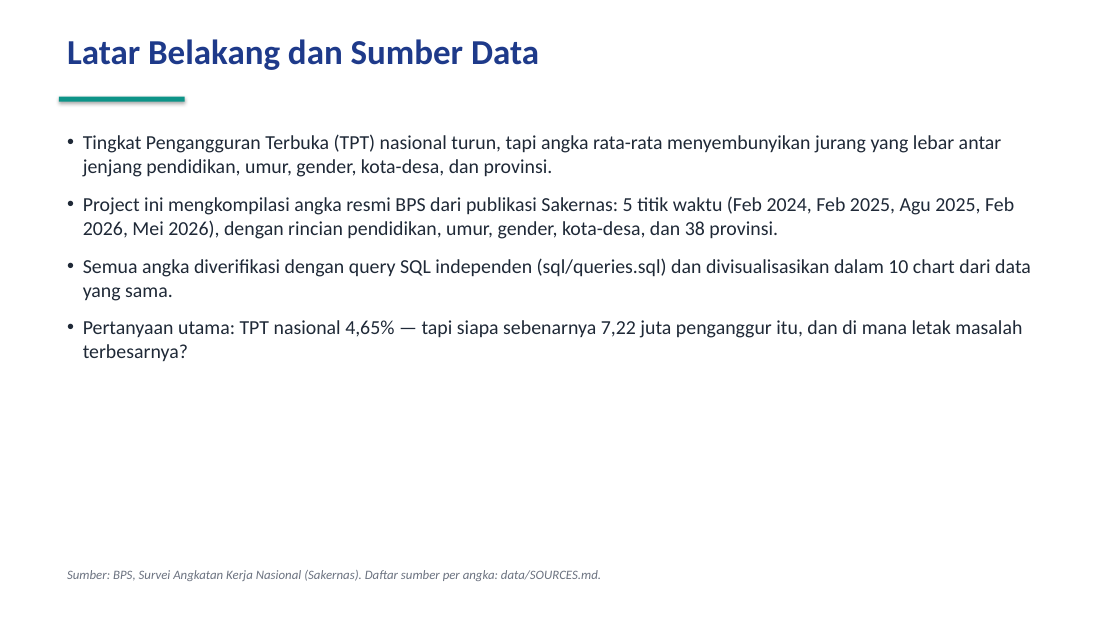
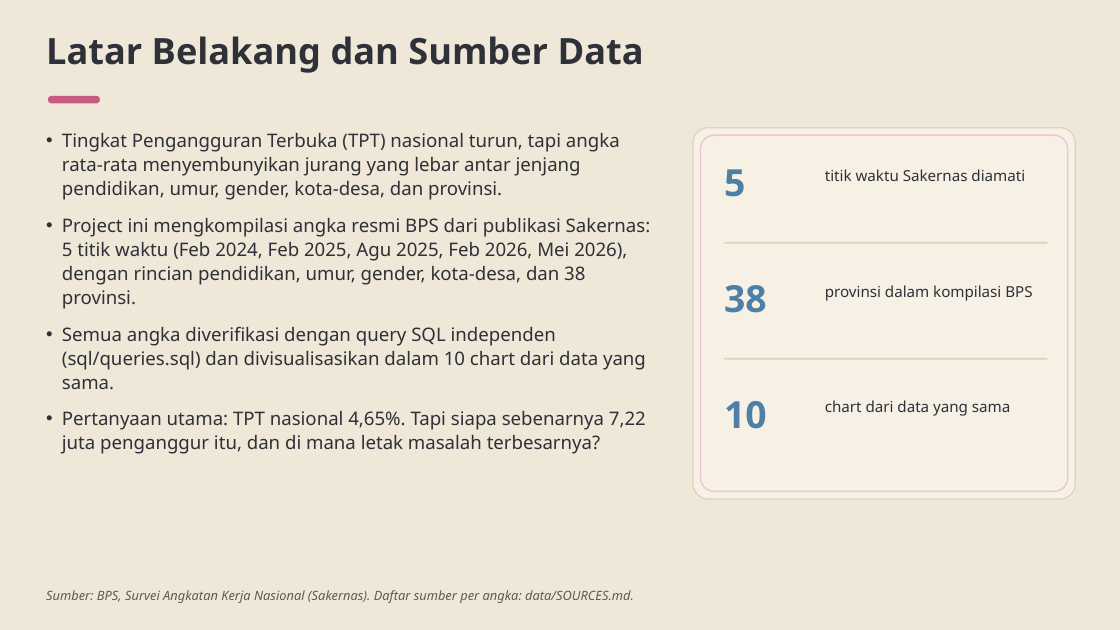
Before and after one commit to baghizash/pengangguran-indonesia-2026, a slide deck: slide 2 of Portofolio-Analisis-Pengangguran-2026.pptx. Drawn at 1120x630 pixels with LibreOffice and Linux fonts; fonts in the diff are those of the drawing. Boxes give left, top, right and bottom in pixels: in the first picture for what was removed or moved away, otherwise in the second. Text is boxed around its words. In the diff, an @@ line names an element or a change of style, - is before the commit and + after.

```diff
--- a/Portofolio-Analisis-Pengangguran-2026.pptx
+++ b/Portofolio-Analisis-Pengangguran-2026.pptx
@@ background #FFFFFF to #EFE7D8 @@
@@ text "Latar Belakang dan Sumber Data": place and size @@
-text "Latar Belakang dan Sumber Data" at <box>67,39,539,70</box>
+text "Latar Belakang dan Sumber Data" at <box>46,36,644,73</box>
@@ text "Latar Belakang dan Sumber Data" at <box>46,36,644,73</box>: size 30 to 31 pt, font Calibri to Noto Sans, text colour #1E3A8A to #2E3138; line spacing 1 to 1.07 @@
@@ rounded rectangle: place and size @@
-rounded rectangle at <box>59,97,185,102</box>
+rounded rectangle at <box>48,96,100,103</box>
@@ rounded rectangle at <box>48,96,100,103</box>: rectangle to rounded rectangle; fill #0D9488 to #C75B7F; shadow off @@
@@ text "Tingkat Pengangguran Terbuka (TPT) nasional ...": place and size @@
-text "Tingkat Pengangguran Terbuka (TPT) nasional ..." at <box>83,134,1031,362</box>
+text "Tingkat Pengangguran Terbuka (TPT) nasional ..." at <box>62,133,651,454</box>
@@ text at <box>62,133,651,390</box>: size 17 to 16 pt, font Calibri to Noto Sans, text colour #1F2937 to #2E3138 in "Tingkat Pengangguran Terbuka (TPT) nasional turun, tapi ...", "Project ini mengkompilasi angka resmi BPS dari ...", "Semua angka diverifikasi dengan query SQL independen ..."; line spacing 1 to 1.07; less space between paragraphs @@
@@ rounded rectangle added at <box>693,128,1075,499</box>, fill #F7F1E5, outline #DED2BA 1 pt @@
@@ rounded rectangle added at <box>701,135,1068,492</box>, outline #EFC3D2 1.2 pt @@
@@ text added at <box>724,169,745,197</box>, 32 pt, text #4E7FA6, bold @@
+5
@@ text added at <box>825,169,1025,181</box>, 13 pt, text #2E3138 @@
+titik waktu Sakernas diamati
@@ rounded rectangle added at <box>724,242,1048,244</box>, fill #DED2BA @@
@@ text added at <box>724,285,767,313</box>, 32 pt, text #4E7FA6, bold @@
+38
@@ text added at <box>825,285,1032,301</box>, 13 pt, text #2E3138 @@
+provinsi dalam kompilasi BPS
@@ rounded rectangle added at <box>724,358,1048,360</box>, fill #DED2BA @@
@@ text at <box>62,411,646,454</box>: text changed; size 17 to 16 pt; font Calibri to Noto Sans; text colour #1F2937 to #2E3138 @@
-• Pertanyaan utama: TPT nasional 4,65% — tapi siapa sebenarnya 7,22 juta penganggur itu, dan di mana letak masalah terbesarnya?
+• Pertanyaan utama: TPT nasional 4,65%. Tapi siapa sebenarnya 7,22 juta penganggur itu, dan di mana letak masalah terbesarnya?
@@ text added at <box>724,401,767,429</box>, 32 pt, text #4E7FA6, bold @@
+10
@@ text added at <box>825,400,1010,416</box>, 13 pt, text #2E3138 @@
+chart dari data yang sama
@@ text "Sumber: BPS, Survei Angkatan Kerja ...": place and size @@
-text "Sumber: BPS, Survei Angkatan Kerja ..." at <box>67,570,601,581</box>
+text "Sumber: BPS, Survei Angkatan Kerja ..." at <box>46,590,634,603</box>
@@ text "Sumber: BPS, Survei Angkatan Kerja ..." at <box>46,590,634,603</box>: font Calibri to Noto Sans, text colour #6B7280 to #5F5B4F; line spacing 1 to 1.07 @@
```
Also in this commit, not shown: 9 other slides changed.
